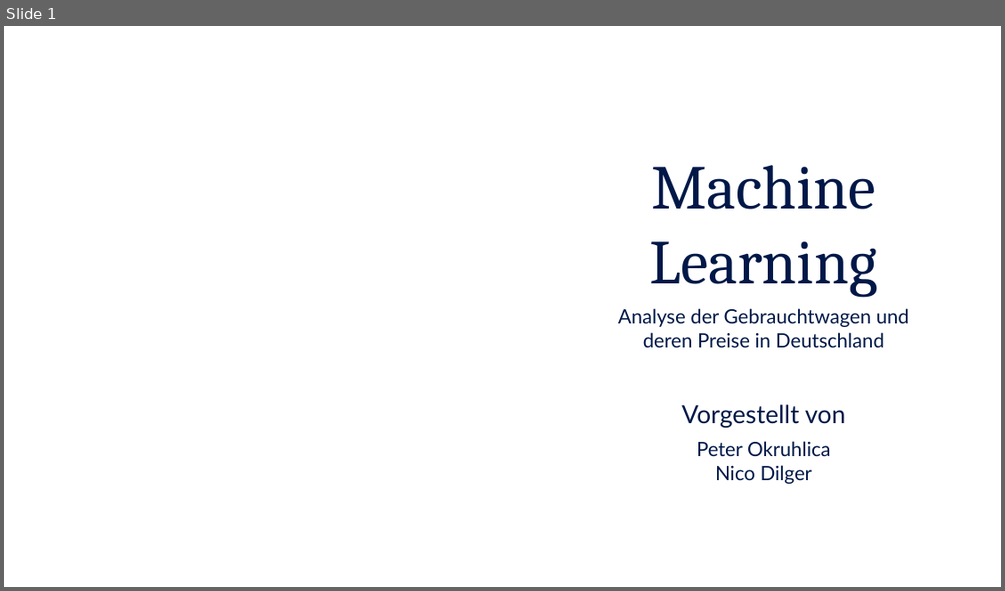
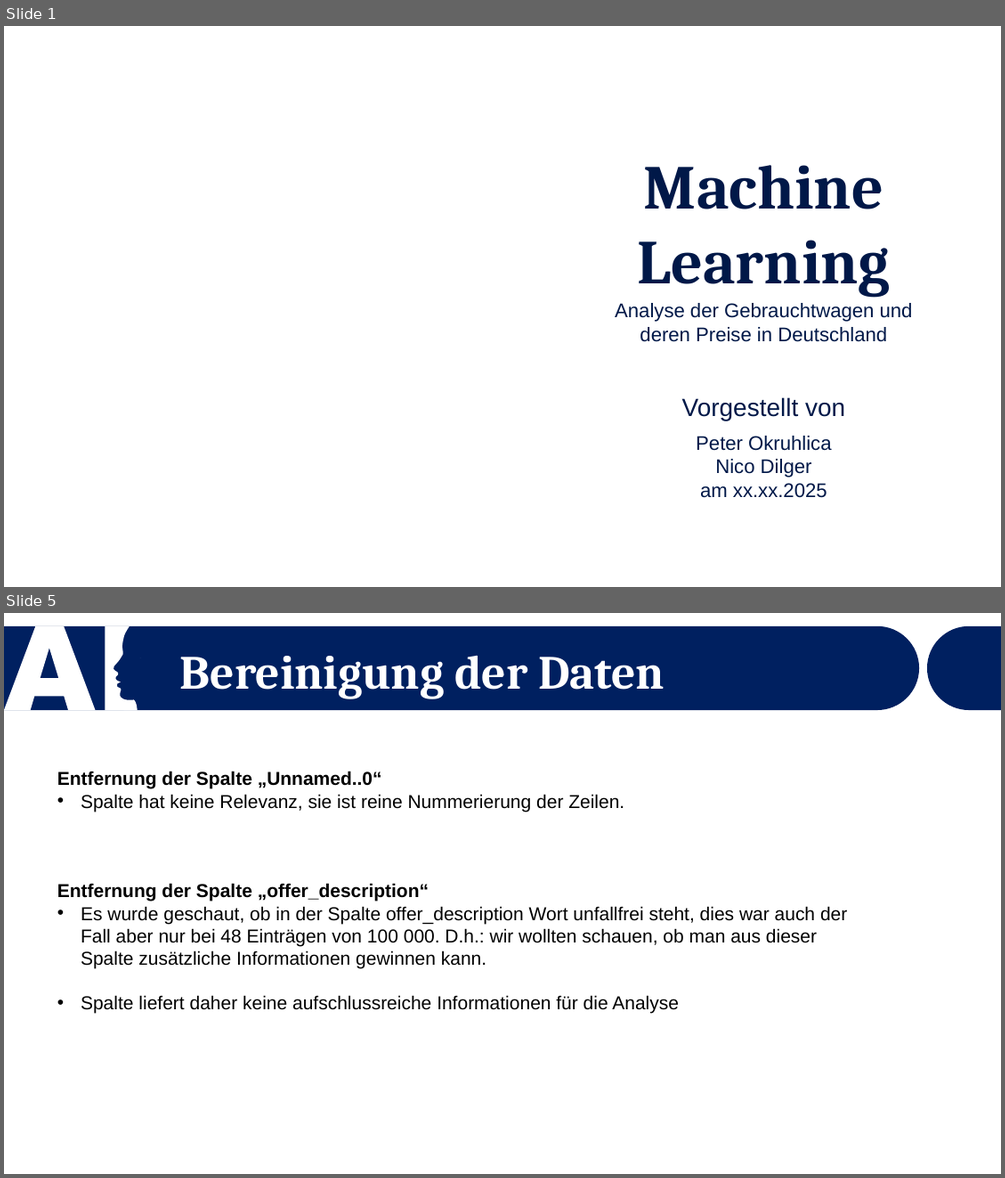
Before and after one commit to Dewin154/Projekt_Machine_Learning, a slide deck: Präsentation_Vorlage.pptx. Shown one above the other, each under a label of ours: slide 1 before the commit, slides 1 and 5 after it; the slides between them are not shown. The pictures are 1005x591 and 1005x1178 pixels, drawn with LibreOffice and Linux fonts; fonts in the diff are those of the drawing; background and template pictures are left out. Boxes give left, top, right and bottom in pixels: in the first picture for what was removed or moved away, otherwise in the second. Text is boxed around its words. In the diff, an @@ line names an element or a change of style, - is before the commit and + after.

```diff
--- a/Präsentation_Vorlage.pptx
+++ b/Präsentation_Vorlage.pptx
@@ slide 5 added at box(4, 613, 1001, 1174), background #FFFFFF @@
@@ freeform shape added at box(4, 626, 919, 710), fill #002060 @@
@@ freeform shape added at box(4, 626, 140, 710), fill #FFFFFF @@
@@ freeform shape added at box(928, 626, 1001, 710), fill #002060 @@
@@ text added at box(180, 655, 664, 699), 45.9 pt, text #FFFFFF, bold @@
+Bereinigung der Daten
@@ text added at box(57, 771, 847, 1013), 18 pt, text #000000 @@
+Entfernung der Spalte „Unnamed..0“
+• Spalte hat keine Relevanz, sie ist reine Nummerierung der Zeilen.
+Entfernung der Spalte „offer_description“
+• Es wurde geschaut, ob in der Spalte offer_description Wort unfallfrei steht, dies war auch der Fall aber nur bei 48 Einträgen von 100 000. D.h.: wir wollten schauen, ob man aus dieser Spalte zusätzliche Informationen gewinnen kann.
+• Spalte liefert daher keine aufschlussreiche Informationen für die Analyse
@@ slide 1 changed as well @@
@@ text "Machine Learning" at box(637, 165, 890, 297): bold on @@
@@ text at box(615, 303, 913, 477): font Lato to Arial in "Analyse der Gebrauchtwagen und deren Preise in ...", "Vorgestellt von", "Peter Okruhlica", "Nico Dilger" @@
@@ text at box(700, 483, 827, 498): paragraph added @@
+am xx.xx.2025
```
Also in this commit, not shown: 4 other slides changed, 5 other slides added, 1 slide removed, 3 other files.
